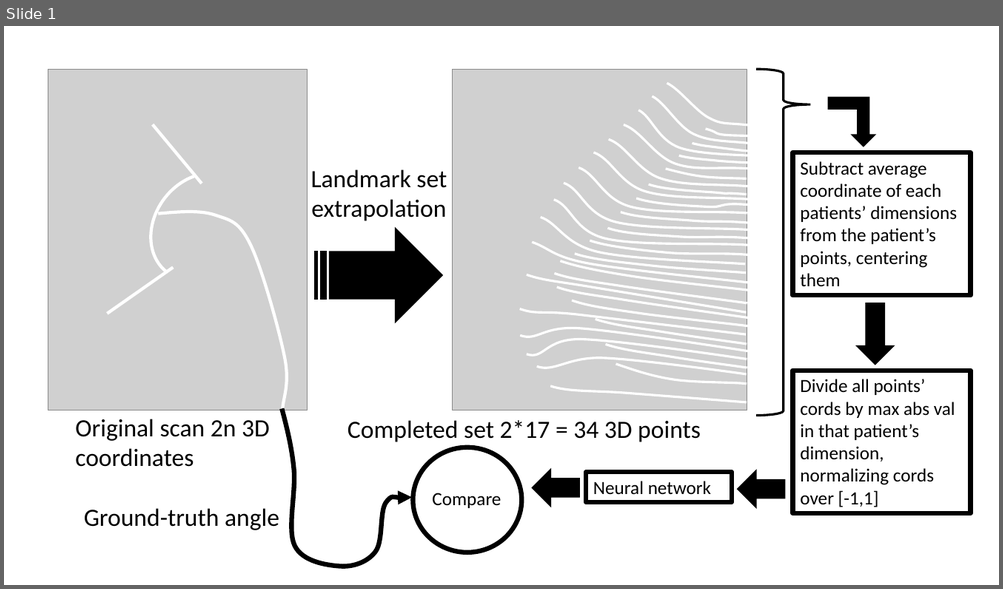
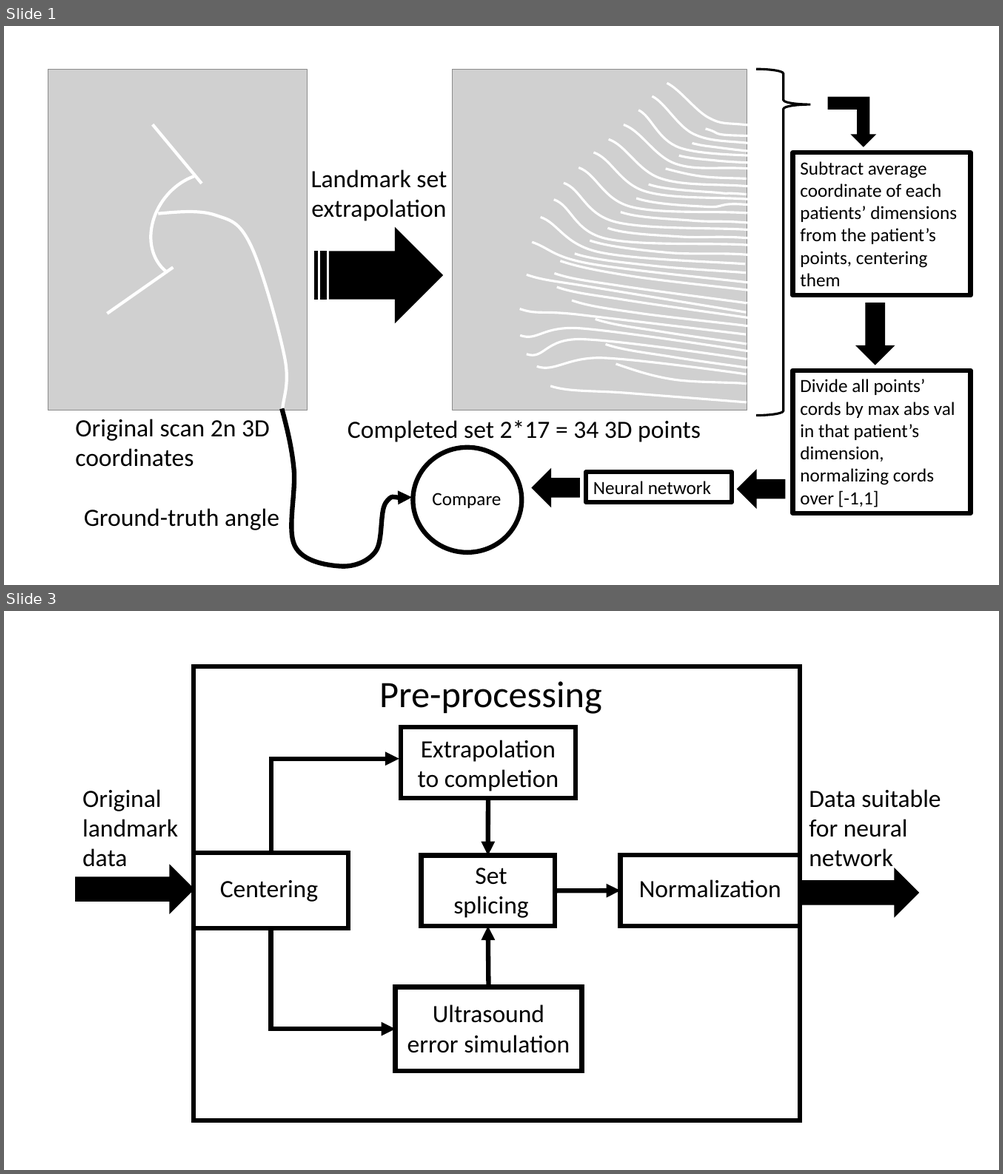
Before and after one commit to BenChurch/Fall2016, a slide deck: CISC874/Project/PartC/DataPipeline.pptx. Shown one above the other, each under a label of ours: slide 1 before the commit, slides 1 and 3 after it; the slides between them are not shown. The pictures are 1003x589 and 1003x1174 pixels, drawn with LibreOffice and Linux fonts; fonts in the diff are those of the drawing; grey boxes stand for pictures. Boxes give left, top, right and bottom in pixels: in the first picture for what was removed or moved away, otherwise in the second. Text is boxed around its words. In the diff, an @@ line names an element or a change of style, - is before the commit and + after.

```diff
--- a/CISC874/Project/PartC/DataPipeline.pptx
+++ b/CISC874/Project/PartC/DataPipeline.pptx
@@ slide 3 added at [4,611,999,1170], background #FFFFFF @@
@@ group added at [76,667,940,1122]: 8 texts, 6 rectangles, 3 arrows, 2 right arrows, 2 elbow arrows @@
+Pre-processing
+Original landmark data
+Centering
+Extrapolation to completion
+Ultrasound error simulation
+Set splicing
+Normalization
+Data suitable for neural network
```
Also in this commit, not shown: 4 other slides added, 33 other files.
